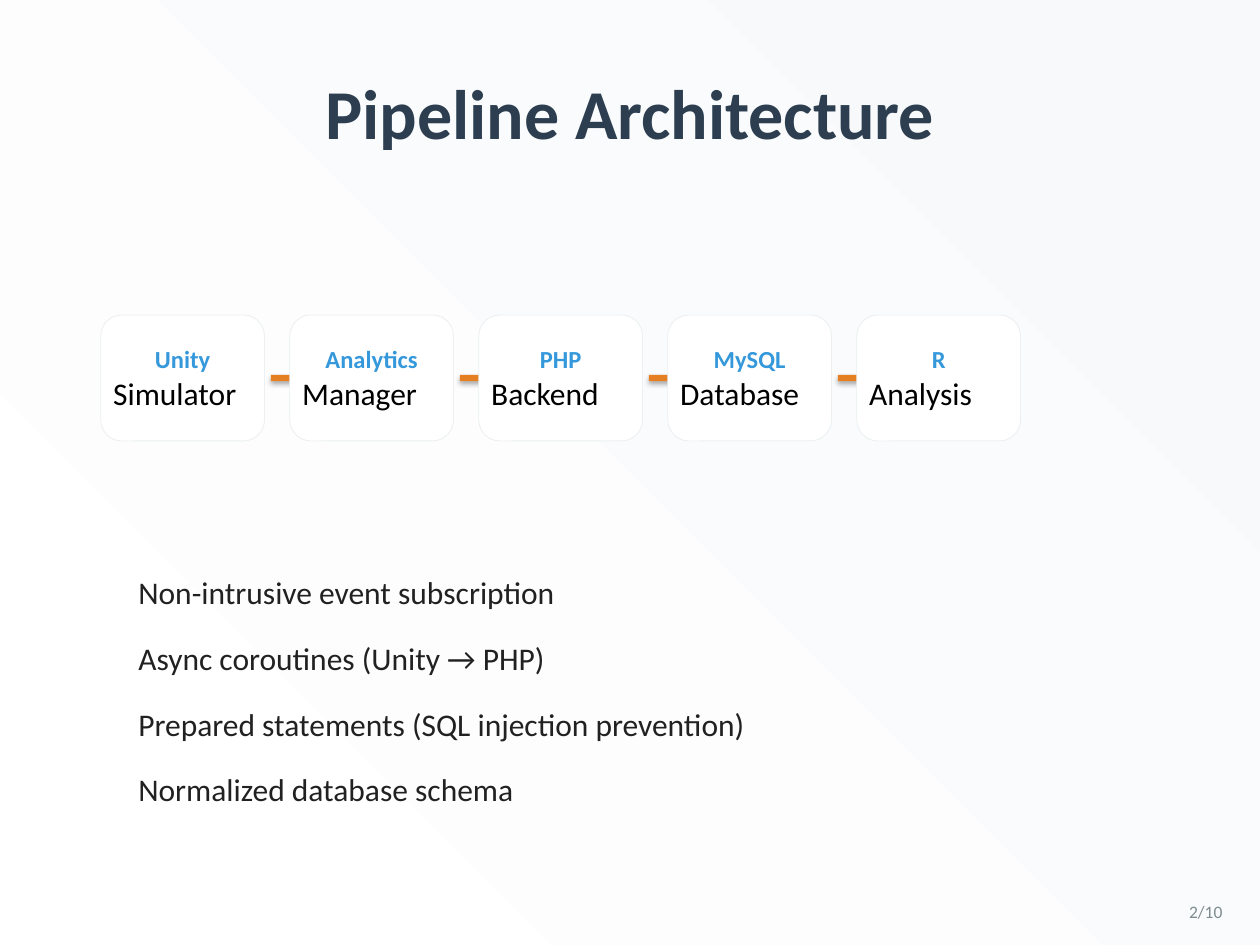
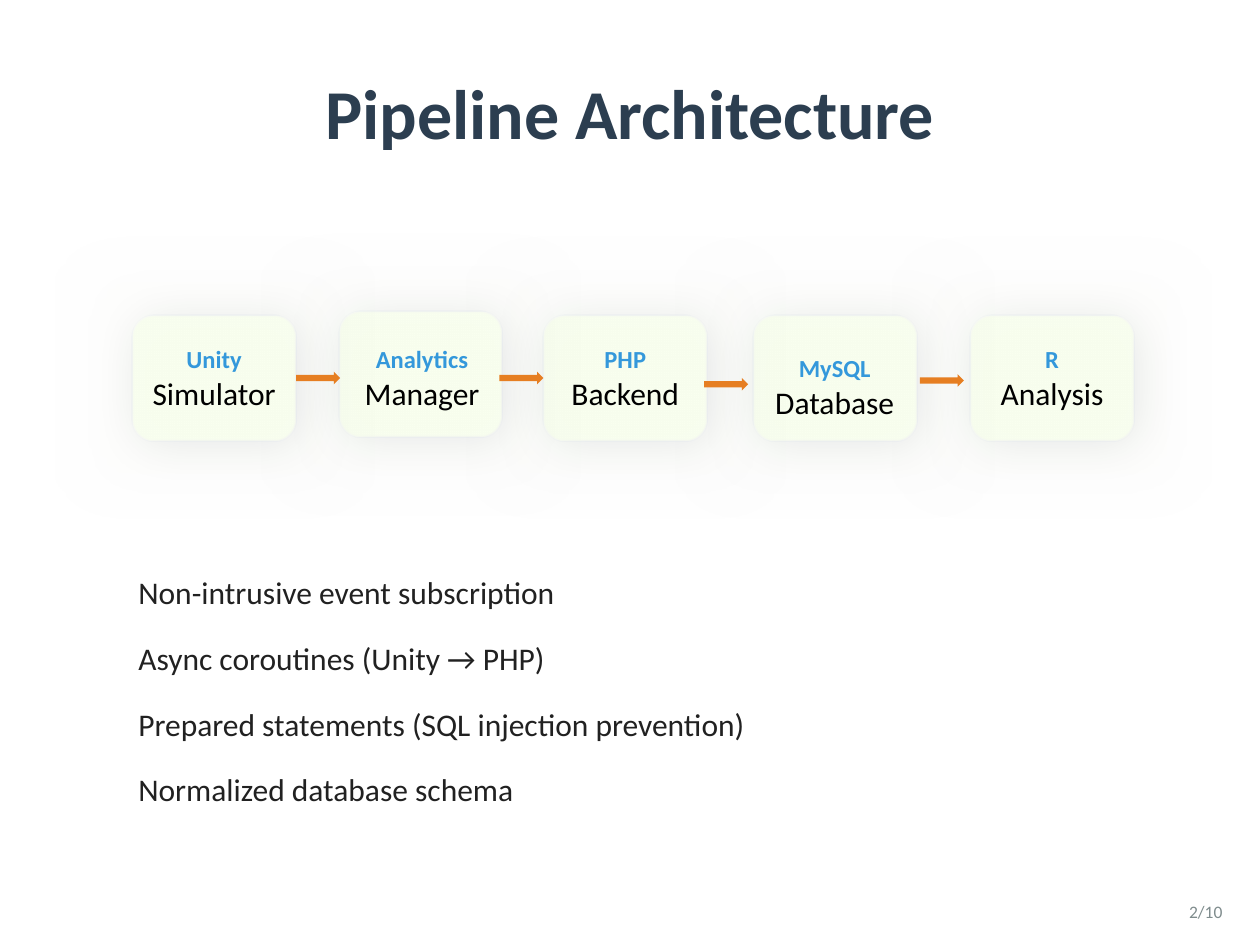
Before and after one commit to yiwei79/GameData_Analysis_Projects, a slide deck: slide 2 of Delivery 1 KPIs/Deliverables/Game_Analytics_Presentation.pptx. Drawn at 1260x945 pixels with LibreOffice and Linux fonts; fonts in the diff are those of the drawing. Boxes give left, top, right and bottom in pixels: in the first picture for what was removed or moved away, otherwise in the second. Text is boxed around its words. In the diff, an @@ line names an element or a change of style, - is before the commit and + after.

```diff
--- a/Delivery 1 KPIs/Deliverables/Game_Analytics_Presentation.pptx
+++ b/Delivery 1 KPIs/Deliverables/Game_Analytics_Presentation.pptx
@@ background gradient #FFFFFF to #F8F9FA to #FFFFFF @@
@@ rounded rectangle: place and size @@
-rounded rectangle at (101,315,265,441)
+rounded rectangle at (132,315,296,441)
@@ rounded rectangle: place and size @@
-rounded rectangle at (290,315,454,441)
+rounded rectangle at (339,311,503,437)
@@ rounded rectangle: place and size @@
-rounded rectangle at (479,315,643,441)
+rounded rectangle at (543,315,707,441)
@@ rounded rectangle: place and size @@
-rounded rectangle at (668,315,832,441)
+rounded rectangle at (752,315,916,441)
@@ fill #FFFFFF to #F9FFEF; outline #ECF0F1 0.5 pt to #ABC0E4 0.5 pt; shadow on in 5 elements at (132,315,296,441), (339,311,503,437), (543,315,707,441), (752,315,916,441), (970,315,1134,441) @@
@@ rounded rectangle: place and size @@
-rounded rectangle at (857,315,1021,441)
+rounded rectangle at (970,315,1134,441)
@@ text "Unity": place and size @@
-text "Unity" at (113,351,236,406)
+text "Unity" at (153,351,276,406)
@@ text "Analytics": place and size @@
-text "Analytics" at (302,350,417,411)
+text "Analytics" at (365,351,480,411)
@@ text "PHP": place and size @@
-text "PHP" at (491,352,599,406)
+text "PHP" at (571,352,679,406)
@@ text "MySQL": place and size @@
-text "MySQL" at (680,352,799,406)
+text "MySQL" at (775,361,894,415)
@@ text "R": place and size @@
-text "R" at (869,352,972,410)
+text "R" at (1001,352,1104,410)
@@ text at (153,383,276,406): alignment left to centre @@
@@ right arrow: place and size @@
-right arrow at (271,372,315,384)
+right arrow at (296,372,340,384)
@@ text at (365,384,480,411): alignment left to centre @@
@@ right arrow: place and size @@
-right arrow at (460,372,504,384)
+right arrow at (499,372,543,384)
@@ text at (571,383,679,406): alignment left to centre @@
@@ right arrow: place and size @@
-right arrow at (649,372,693,384)
+right arrow at (704,378,748,391)
@@ shadow off in 4 elements at (296,372,340,384), (499,372,543,384), (704,378,748,391), (920,374,964,387) @@
@@ right arrow: place and size @@
-right arrow at (838,372,882,384)
+right arrow at (920,374,964,387)
@@ text at (1001,383,1104,410): alignment left to centre @@
@@ text at (775,392,894,415): alignment left to centre @@
```
Also in this commit, not shown: 9 other slides changed, 1 slide added, 4 other files.
